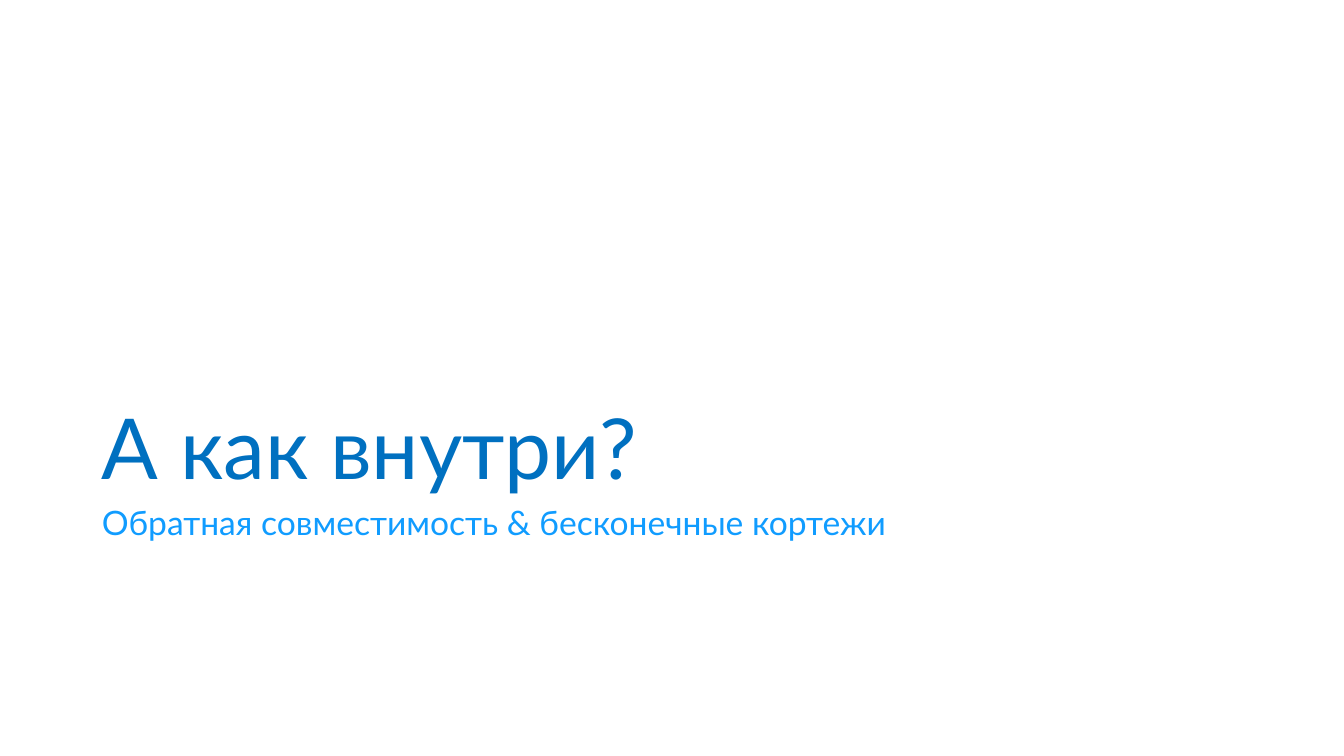
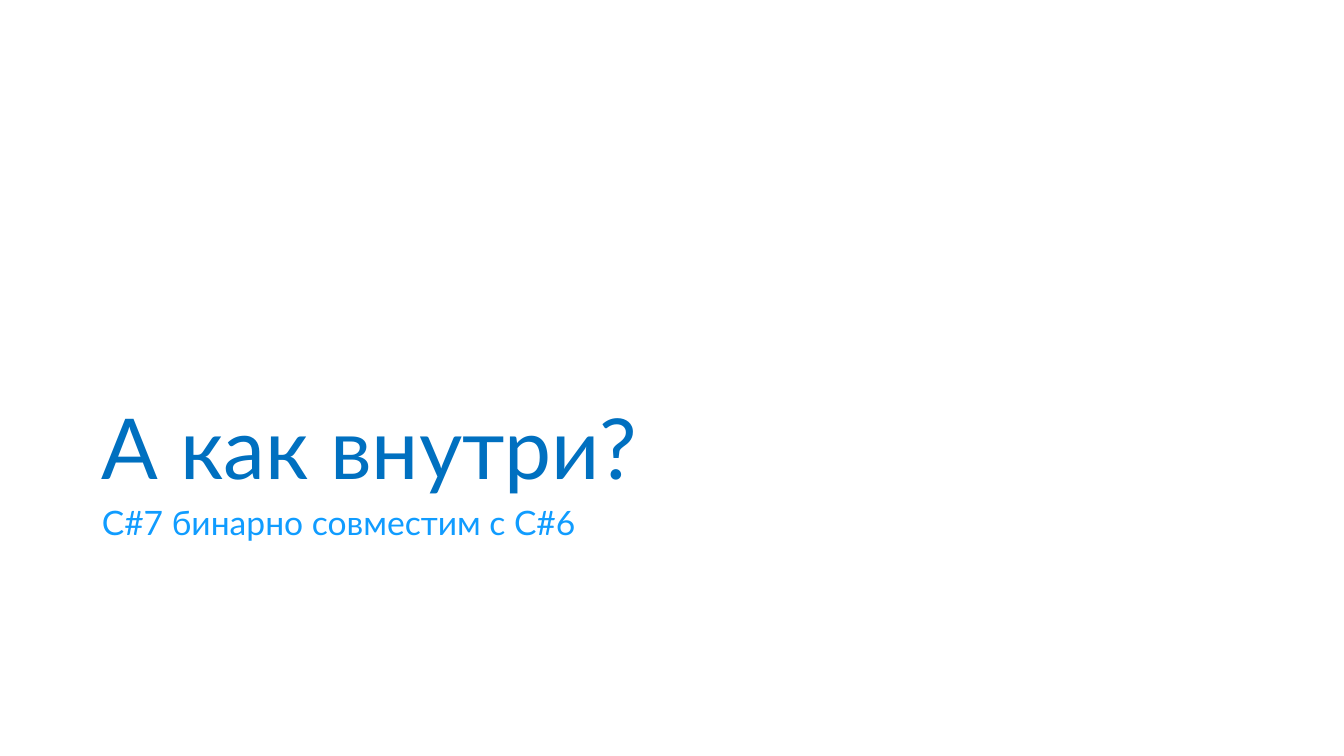
Before and after one commit to anaym/FC-CS7, a slide deck: slide 29 of CS7.pptx (slide 23 before the commit). Drawn at 1344x756 pixels with LibreOffice and Linux fonts; fonts in the diff are those of the drawing. Boxes give left, top, right and bottom in pixels: in the first picture for what was removed or moved away, otherwise in the second. Text is boxed around its words. In the diff, an @@ line names an element or a change of style, - is before the commit and + after.

```diff
--- a/CS7.pptx
+++ b/CS7.pptx
@@ text at (102,510,575,541): text changed @@
-Обратная совместимость & бесконечные кортежи
+С#7 бинарно совместим с C#6
```
Also in this commit, not shown: 2 other slides changed, 9 slides added, 1 slide removed, 5 other files.
